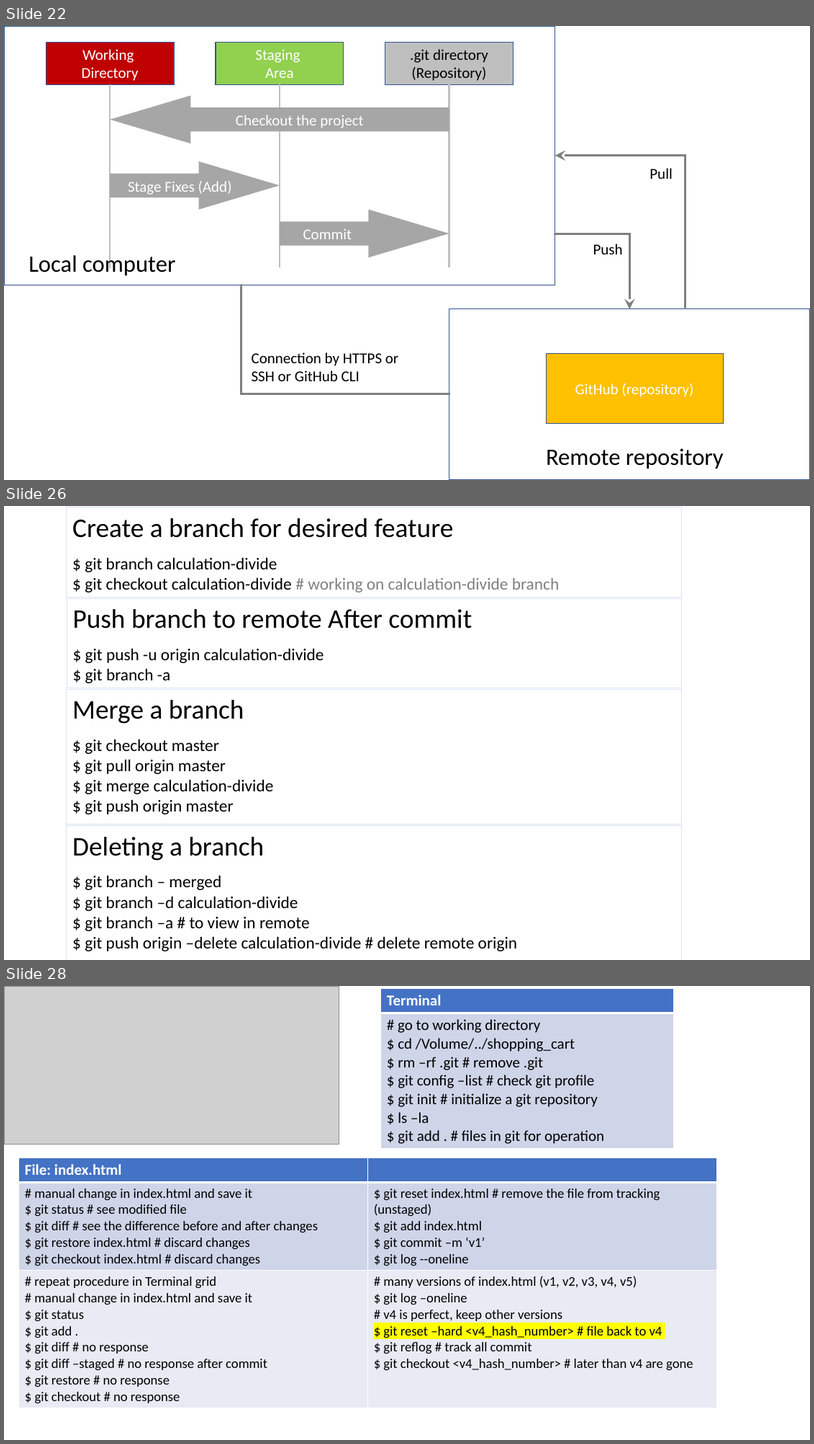
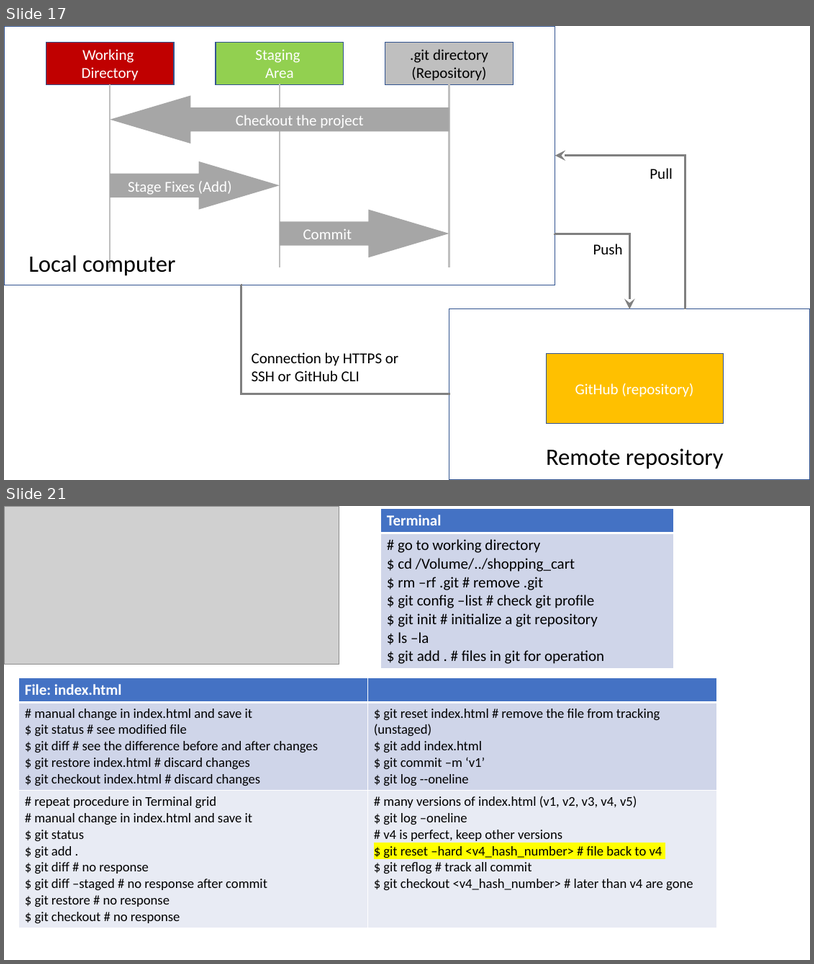
Before and after one commit to xlyuan2018/git_github_tutorial, a slide deck: Git_GitHub.pptx. Shown one above the other, each under a label of ours: slides 22, 26 and 28 before the commit, slides 17 and 21 after it; the slides between them are not shown. The pictures are 814x1444 and 814x964 pixels, drawn with LibreOffice and Linux fonts; fonts in the diff are those of the drawing; grey boxes stand for pictures. Boxes give left, top, right and bottom in pixels: in the first picture for what was removed or moved away, otherwise in the second. Text is boxed around its words. In the diff, an @@ line names an element or a change of style, - is before the commit and + after.

Commit message:
test branch

```diff
--- a/Git_GitHub.pptx
+++ b/Git_GitHub.pptx
@@ slide 26 removed at bbox=[4, 506, 810, 960], background #FFFFFF @@
@@ rectangle removed at bbox=[67, 507, 682, 597] @@
-Create a branch for desired feature
-$ git branch calculation-divide
-$ git checkout calculation-divide # working on calculation-divide branch
@@ rectangle removed at bbox=[67, 599, 682, 688] @@
-Push branch to remote After commit
-$ git push -u origin calculation-divide
-$ git branch -a
@@ rectangle removed at bbox=[67, 690, 682, 824] @@
-Merge a branch
-$ git checkout master
-$ git pull origin master
-$ git merge calculation-divide
-$ git push origin master
@@ rectangle removed at bbox=[67, 826, 682, 960] @@
-Deleting a branch
-$ git branch – merged
-$ git branch –d calculation-divide
-$ git branch –a # to view in remote
-$ git push origin –delete calculation-divide # delete remote origin
@@ what was slide 22 is now slide 17 @@
@@ what was slide 28 is now slide 21 @@
```
Also in this commit, not shown: 18 slides changed, 1 slide added, 4 other slides removed, 2 other files.
